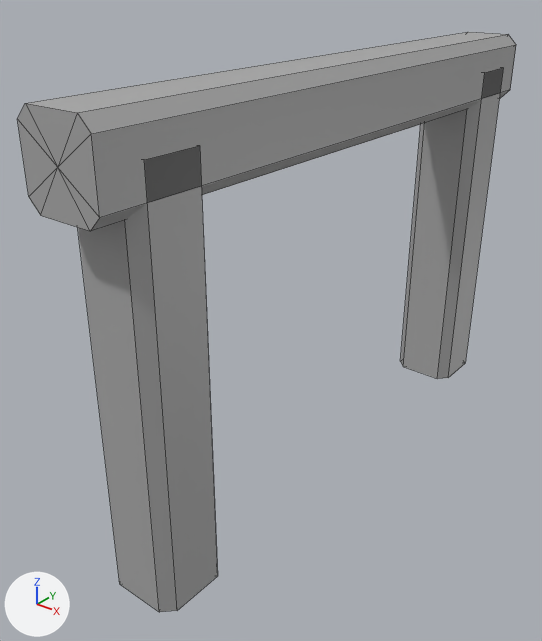
The FBX model Assets/models/Saloon/SM_Fence_A.fbx: old version first, new version second.
The view is the same before and after, from a camera (50 mm lens) standing at (0.946, -1.421, 0.704) and looking at (-0.087, -0.13, -0.096). Arrows for +X, +Y and +Z are at lower left; the lights stay in place. Mesh edges are drawn as thin lines. Where no turn or scale is listed for an object, it has been applied to the vertices.

Objects in the first picture: 'Fence_A'.
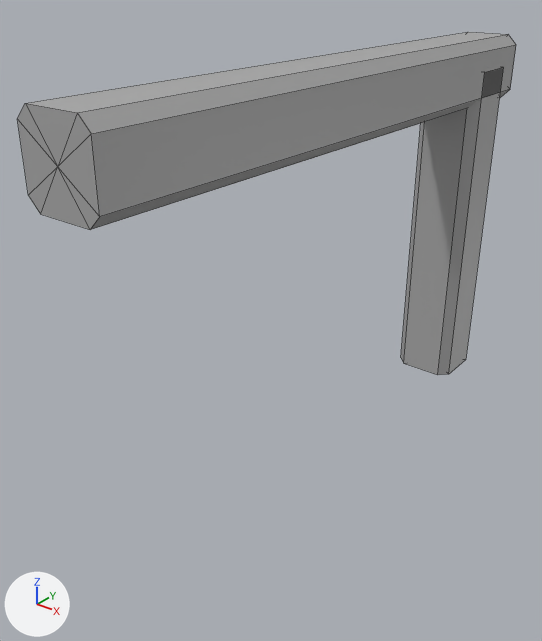
The newer file is also turned or shifted as a whole; pictures and numbers use the older file's frame.

Boxes (x1, y1, x2, y2) around the edits, measured in the pictures (542 x 641 px; the box of a moved part takes in the faces that stretch with it):
'Fence_A', reshaped (41% shorter)
    before: (17, 32, 516, 612)
    after: (17, 32, 516, 375)
part 1 of me_mesh, moved or reshaped
    before: (400, 68, 503, 379)
    after: (401, 68, 503, 375)
part 2 of me_mesh, deleted
    before: (78, 146, 218, 612)
part 3 of me_mesh, moved or reshaped
    before: (17, 45, 516, 231)
    after: (17, 45, 516, 230)

Diff of the bpy script that builds the scene:
```diff
--- a/Assets/models/Saloon/SM_Fence_A.fbx.py
+++ b/Assets/models/Saloon/SM_Fence_A.fbx.py
@@ me_mesh @@
 # used by ob_fence_a; location = (0.0, 0.0, 0.0)
-me_mesh.from_pydata(...)  # 54 vertices, 72 faces; spans x -0.087..0.087, y -0.75..0.75, z -0.507..0.507
+me_mesh.from_pydata(...)  # 36 vertices, 48 faces; spans x -0.087..0.087, y -0.75..0.75, z -0.493..0.507
+# me_mesh part 1: the loose piece of 18 vertices spanning x -0.087..0.087, y 0.532..0.706, z -0.507..0.426 is scaled about its middle by (1, 1, 0.987), then moved by (0.0, 0.0, 0.007)
+# me_mesh part 2: the loose piece of 18 vertices spanning x -0.087..0.087, y -0.682..-0.507, z -0.507..0.426 is deleted
+# me_mesh part 3
+# 10 vertices are removed from x -0.087..0.087, y -0.75..0.75, z 0.332..0.419
+# 21 faces are deleted
+# 10 vertices are added at x -0.087..0.087, y -0.75..0.75, z 0.335..0.421
+# 21 new faces join them
 me_mesh.materials.append(mat_standardsurface1)
```
